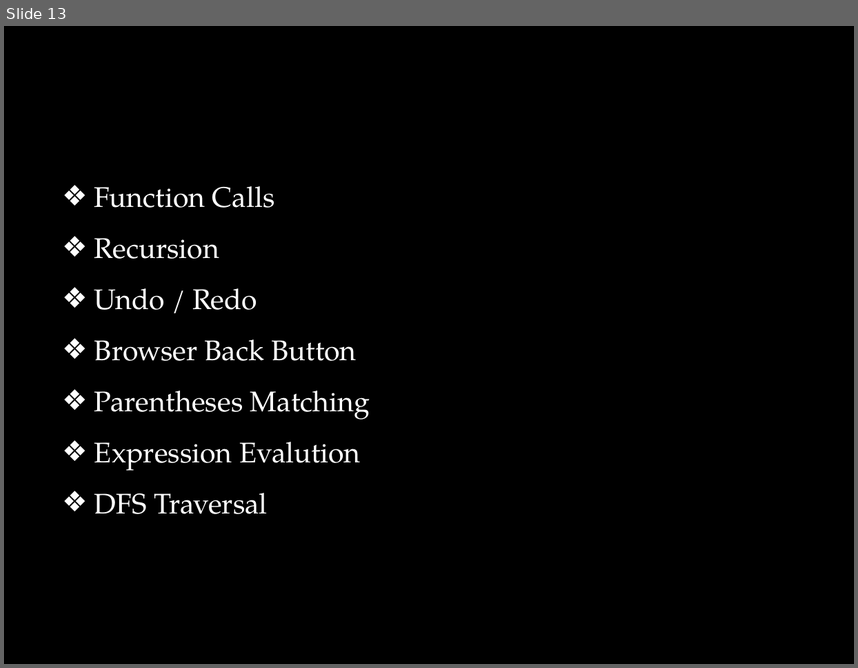
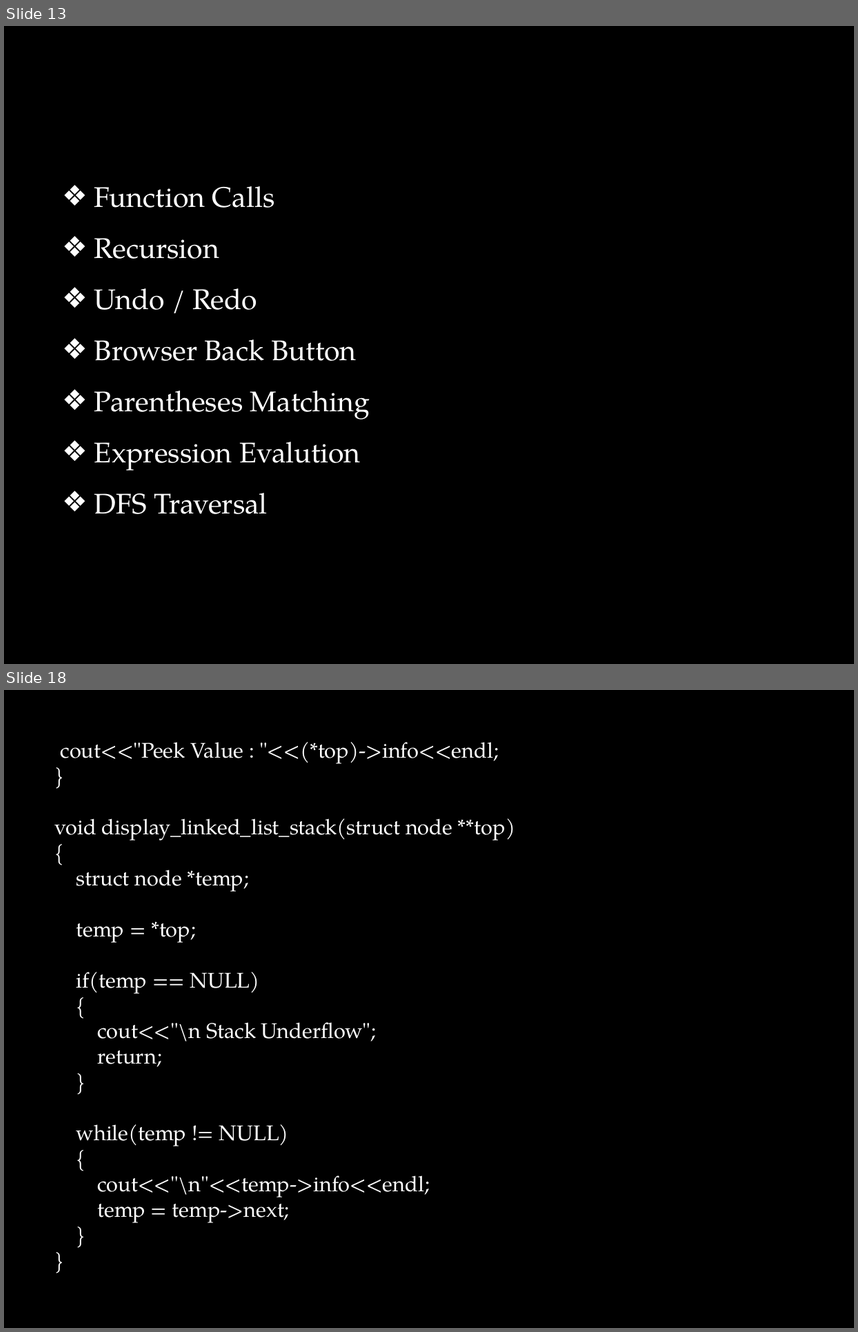
Before and after one commit to darshanpgohil/Data-Structure-Msc-It-Sem-1, a slide deck: Projects/Presentation_DSA.pptx. Shown one above the other, each under a label of ours: slide 13 before the commit, slides 13 and 18 after it; the slides between them are not shown. The pictures are 858x668 and 858x1332 pixels, drawn with LibreOffice and Linux fonts; fonts in the diff are those of the drawing; background and template pictures are left out. Boxes give left, top, right and bottom in pixels: in the first picture for what was removed or moved away, otherwise in the second. Text is boxed around its words. In the diff, an @@ line names an element or a change of style, - is before the commit and + after.

```diff
--- a/Projects/Presentation_DSA.pptx
+++ b/Projects/Presentation_DSA.pptx
@@ slide 18 added at (x1=4, y1=690, x2=854, y2=1328), background picture (left out) @@
@@ text added at (x1=55, y1=742, x2=515, y2=1223), 18 pt, text #FFFFFF @@
+cout<<"Peek Value : "<<(*top)->info<<endl;
+}
+void display_linked_list_stack(struct node **top)
+{
+struct node *temp;
+temp = *top;
+if(temp == NULL)
+{
+cout<<"\n Stack Underflow";
+return;
+}
+while(temp != NULL)
+{
+cout<<"\n"<<temp->info<<endl;
+temp = temp->next;
+}
+}
```
Also in this commit, not shown: 2 slides changed, 4 other slides added.
